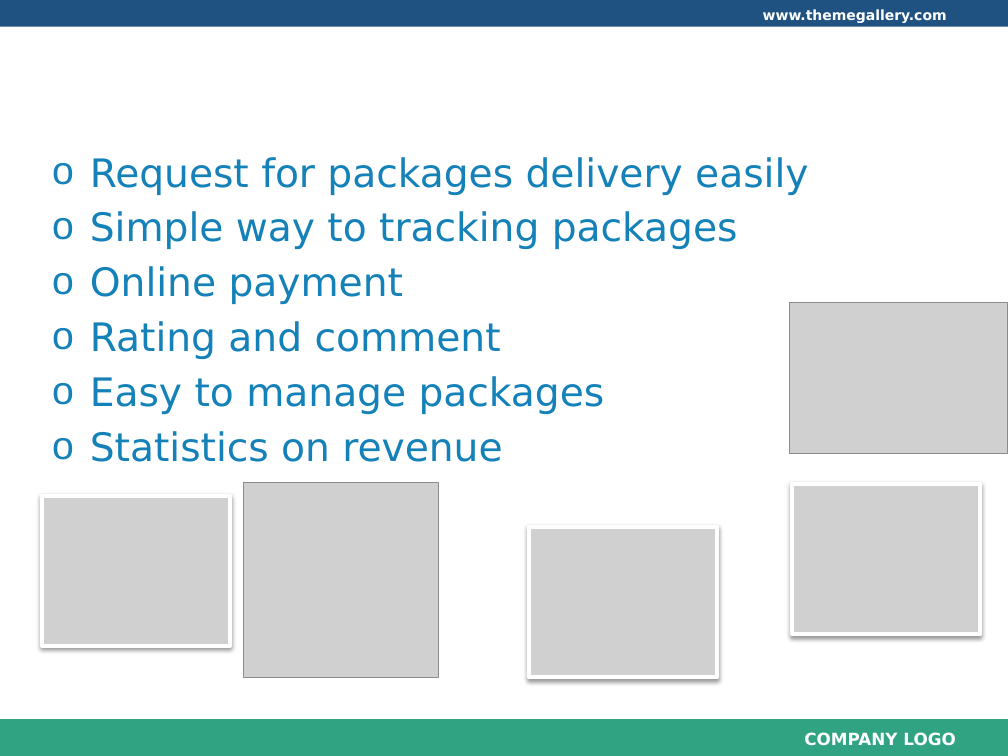
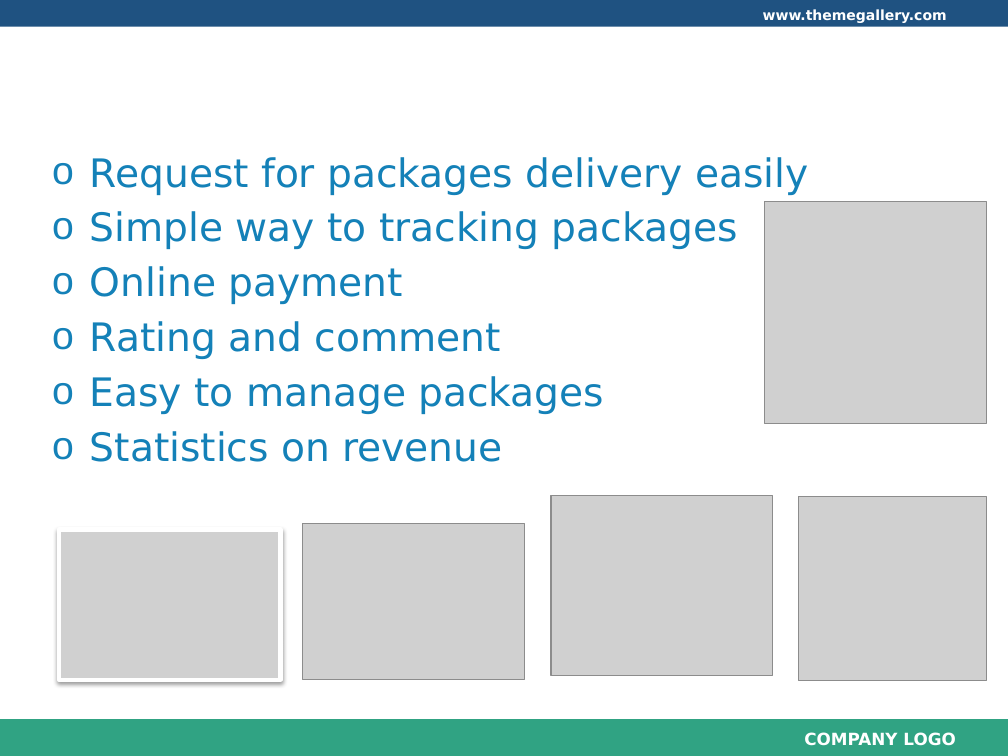
Before and after one commit to longdao2904/capstone-project-teamx, a slide deck: slide 17 of iDeliver presentation.pptx. Drawn at 1008x756 pixels with LibreOffice and Linux fonts; fonts in the diff are those of the drawing; grey boxes stand for pictures; background and template pictures are left out. Boxes give left, top, right and bottom in pixels: in the first picture for what was removed or moved away, otherwise in the second. Text is boxed around its words. In the diff, an @@ line names an element or a change of style, - is before the commit and + after.

```diff
--- a/iDeliver presentation.pptx
+++ b/iDeliver presentation.pptx
@@ picture added at <box>764,202,986,423</box> @@
@@ picture removed at <box>789,302,1008,454</box> @@
@@ picture removed at <box>244,483,438,677</box> @@
@@ picture: place and size @@
-picture at <box>529,527,717,677</box>
+picture at <box>551,496,773,675</box>
@@ picture: place and size @@
-picture at <box>792,484,980,634</box>
+picture at <box>798,496,986,680</box>
@@ picture: place and size @@
-picture at <box>42,496,230,646</box>
+picture at <box>58,529,280,679</box>
@@ picture added at <box>302,523,524,679</box> @@
```
Also in this commit, not shown: 1 other slide changed.
